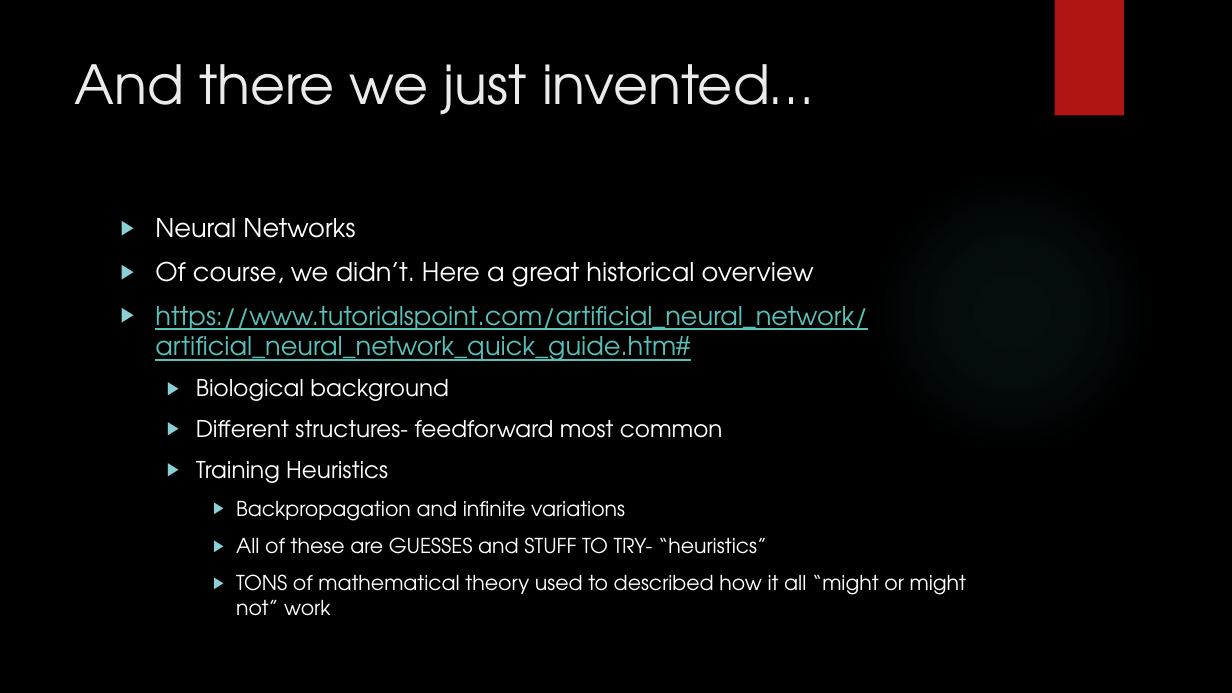
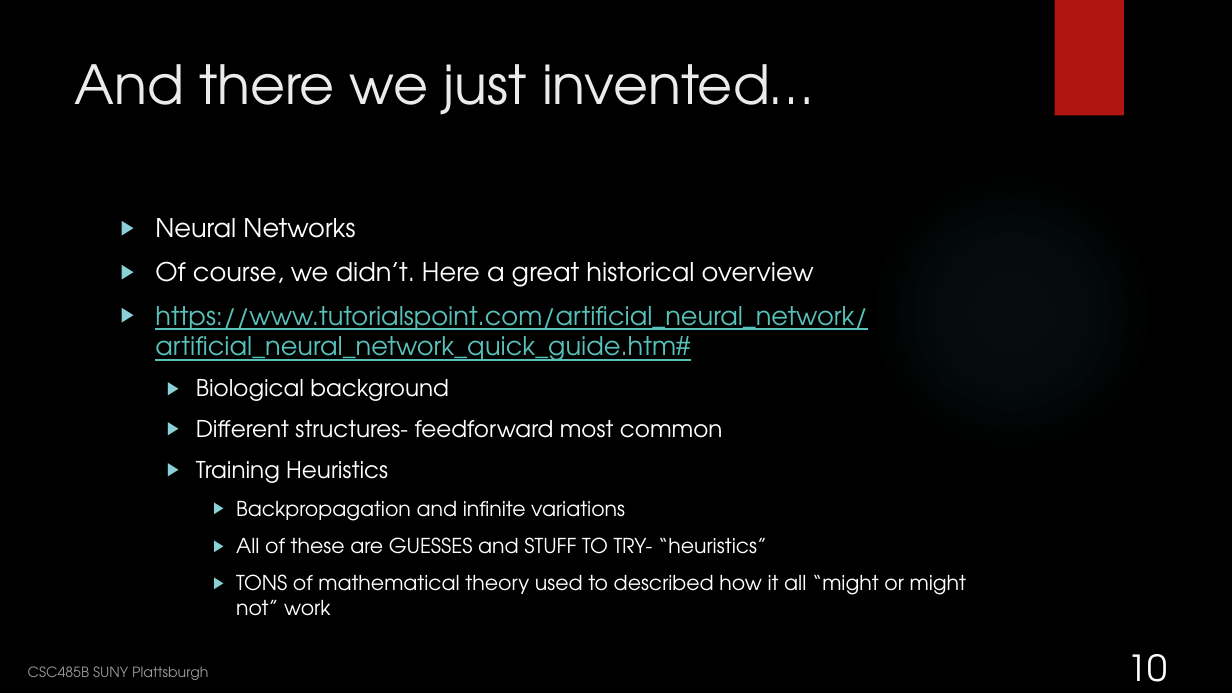
Before and after one commit to nedlecky/CSC485B, a slide deck: slide 10 of Class 04- Neural Networks and Linear Regression.pptx (slide 11 before the commit). Drawn at 1232x693 pixels with LibreOffice and Linux fonts; fonts in the diff are those of the drawing; background and template pictures are left out. Boxes give left, top, right and bottom in pixels: in the first picture for what was removed or moved away, otherwise in the second. Text is boxed around its words. In the diff, an @@ line names an element or a change of style, - is before the commit and + after.

Commit message:
Latest slide updates

```diff
--- a/Class 04- Neural Networks and Linear Regression.pptx
+++ b/Class 04- Neural Networks and Linear Regression.pptx
@@ page number added at box(1128, 654, 1168, 682), 28 pt, text #FFFFFF @@
+10
@@ text added at box(28, 666, 208, 680), 11 pt, text #FFFFFF at 60% opacity @@
+CSC485B SUNY Plattsburgh
```
Also in this commit, not shown: 15 other slides changed, 2 slides added, 1 slide removed.
